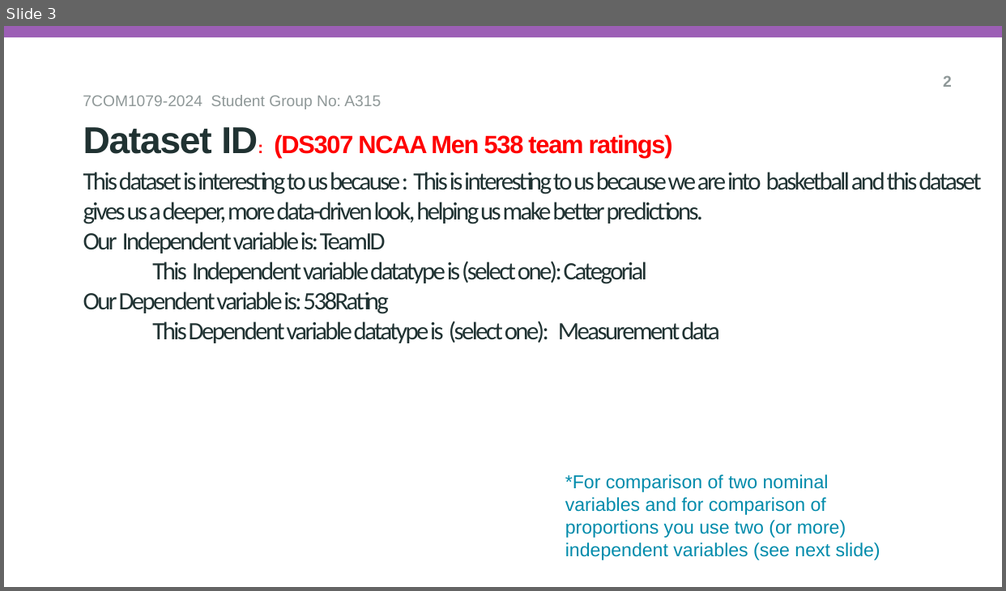
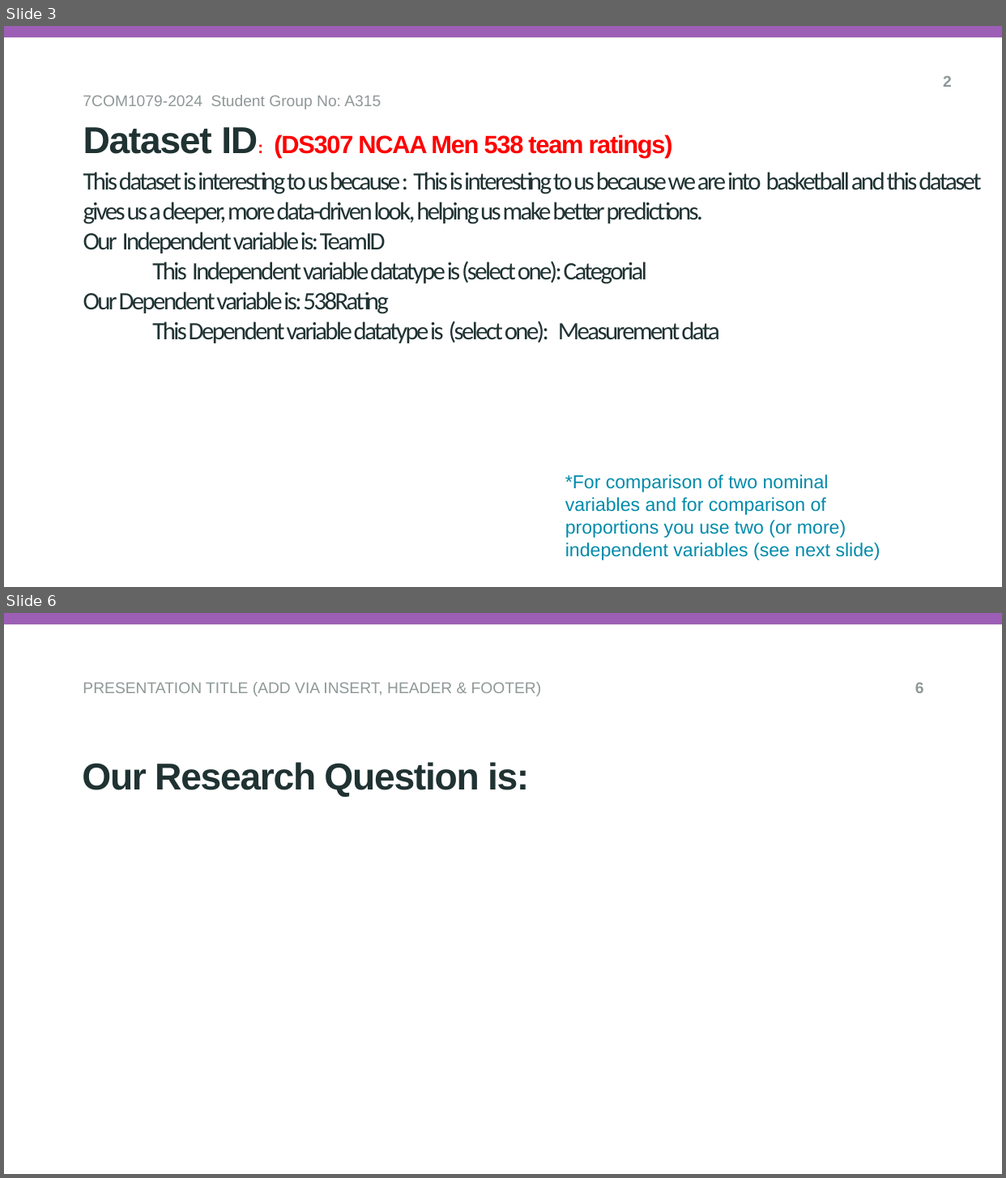
Before and after one commit to IbbiShahid/Research-Question-and-Visualisation, a slide deck: researchQuestion.pptx. Shown one above the other, each under a label of ours: slide 3 before the commit, slides 3 and 6 after it; the slides between them are not shown. The pictures are 1006x591 and 1006x1178 pixels, drawn with LibreOffice and Linux fonts; fonts in the diff are those of the drawing; background and template pictures are left out. Boxes give left, top, right and bottom in pixels: in the first picture for what was removed or moved away, otherwise in the second. Text is boxed around its words. In the diff, an @@ line names an element or a change of style, - is before the commit and + after.

```diff
--- a/researchQuestion.pptx
+++ b/researchQuestion.pptx
@@ slide 6 added at box(4, 613, 1002, 1174), background #FFFFFF; not listed: 1 template element that a slide beside it also shows @@
@@ text added at box(83, 682, 542, 696), 15 pt, text #8F9898 @@
+PRESENTATION TITLE (ADD VIA INSERT, HEADER & FOOTER)
@@ page number added at box(915, 683, 924, 693), 15 pt, text #8F9898, bold @@
+6
@@ subtitle added at box(82, 762, 529, 797), 36 pt, text #203232, bold @@
+Our Research Question is:
```
Also in this commit, not shown: 2 slides changed.
